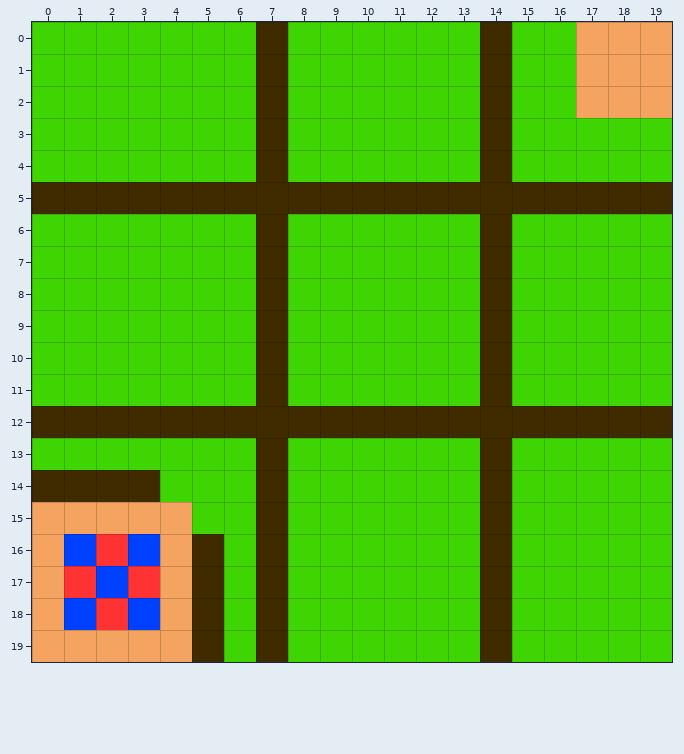
An edit to a level. Tiled map (JSON), assets/map/world.json. The picture above is the old version.
Cells are 32x32 px. Shown: x 0..19, y 0..19.
The same view after the edit:
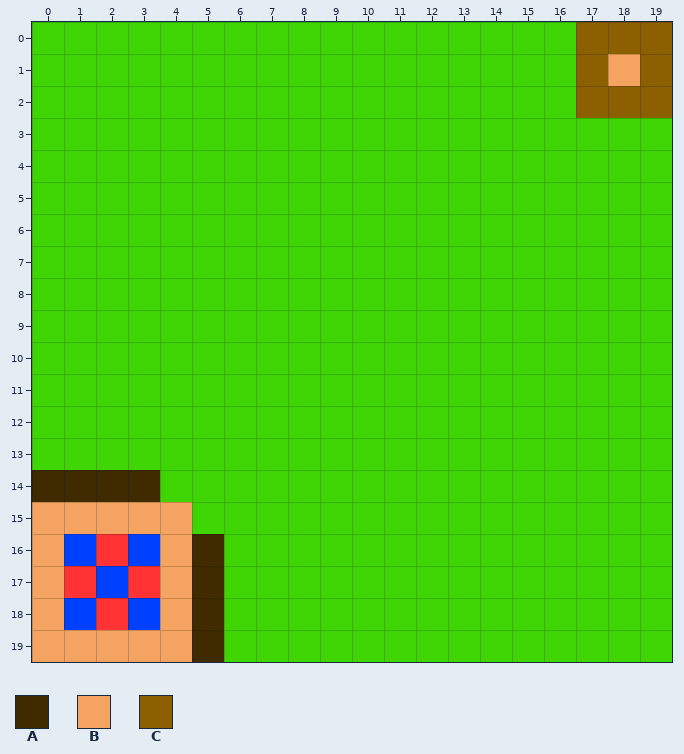
Key: from "tiles": A 4, B 5, C 8.
_ is an empty cell, . an unchanged one.
The edit:
--- layer "ground"
@@ x 17..19 @@
- 0 BBB
- 1 B.B
- 2 BBB
+ 0 CCC
+ 1 C.C
+ 2 CCC
--- layer "Boundary" (now hidden)
@@ x 0..19 @@
- 0 .......A......A.....
- 1 .......A......A.....
- 2 .......A......A.....
- 3 .......A......A.....
- 4 .......A......A.....
- 5 AAAAAAAAAAAAAAAAAAAA
- 6 .......A......A.....
- 7 .......A......A.....
- 8 .......A......A.....
- 9 .......A......A.....
-10 .......A......A.....
-11 .......A......A.....
-12 AAAAAAAAAAAAAAAAAAAA
-13 .......A......A.....
-14 .......A......A.....
-15 .......A......A.....
-16 .......A......A.....
-17 .......A......A.....
-18 .......A......A.....
-19 .......A......A.....
+ 0 ......._......_.....
+ 1 ......._......_.....
+ 2 ......._......_.....
+ 3 ......._......_.....
+ 4 ......._......_.....
+ 5 ____________________
+ 6 ......._......_.....
+ 7 ......._......_.....
+ 8 ......._......_.....
+ 9 ......._......_.....
+10 ......._......_.....
+11 ......._......_.....
+12 ____________________
+13 ......._......_.....
+14 ......._......_.....
+15 ......._......_.....
+16 ......._......_.....
+17 ......._......_.....
+18 ......._......_.....
+19 ......._......_.....
Where, in picture pixels (left, top, right, bottom), the same in both pictures:
changed: (32, 22, 672, 662)
